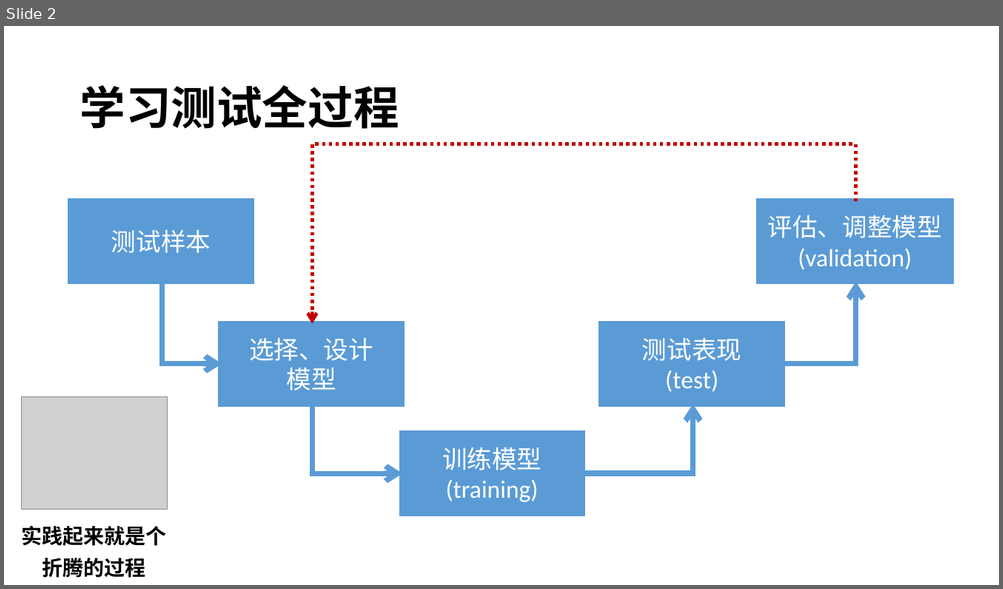
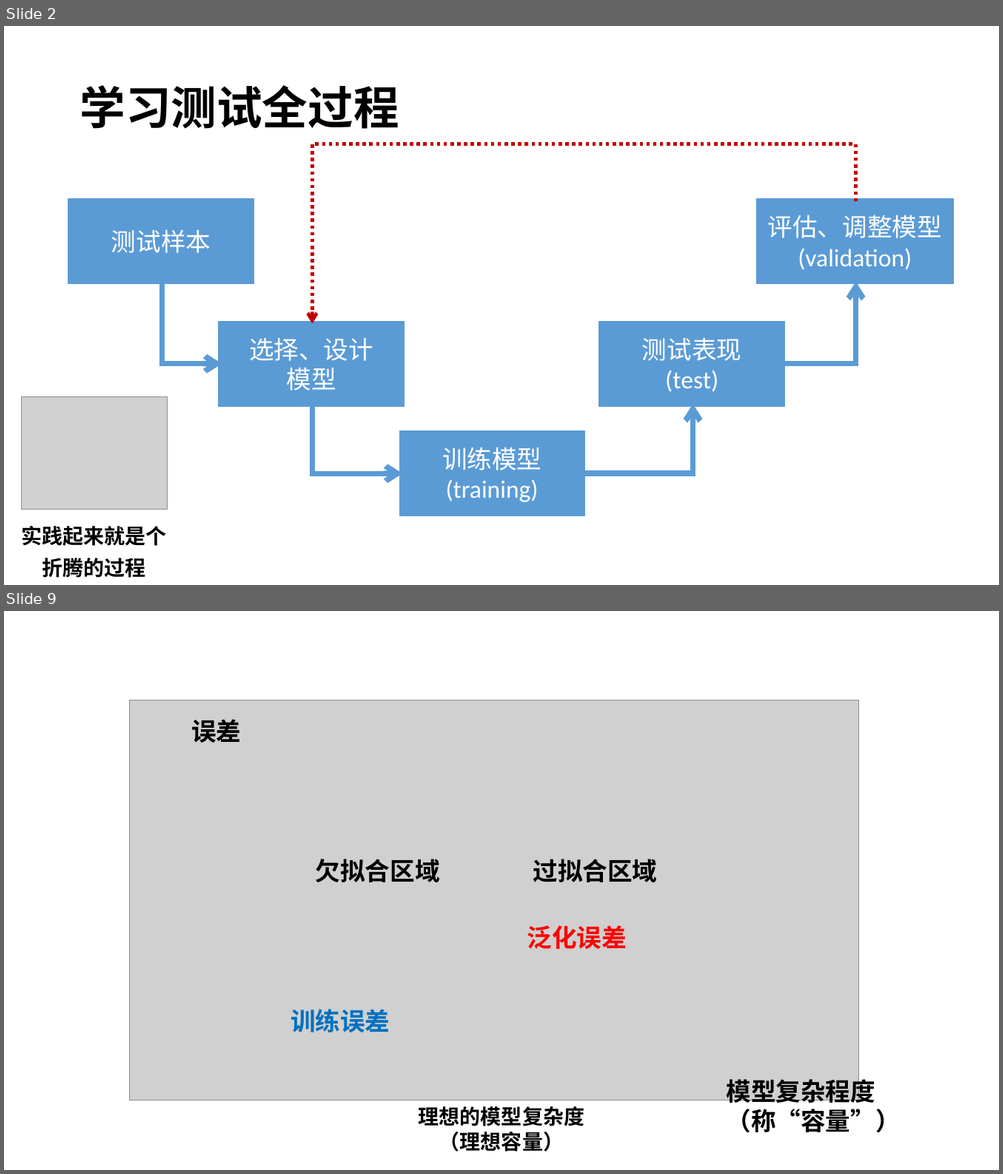
Before and after one commit to xiaodongli1986/teaching_AI, a slide deck: week5_ml_concepts.pptx. Shown one above the other, each under a label of ours: slide 2 before the commit, slides 2 and 9 after it; the slides between them are not shown. The pictures are 1003x589 and 1003x1174 pixels, drawn with LibreOffice and Linux fonts; fonts in the diff are those of the drawing; grey boxes stand for pictures. Boxes give left, top, right and bottom in pixels: in the first picture for what was removed or moved away, otherwise in the second. Text is boxed around its words. In the diff, an @@ line names an element or a change of style, - is before the commit and + after.

```diff
--- a/week5_ml_concepts.pptx
+++ b/week5_ml_concepts.pptx
@@ slide 9 added at (x1=4, y1=611, x2=999, y2=1170), background #FFFFFF @@
@@ picture added at (x1=129, y1=701, x2=858, y2=1101) @@
@@ text added at (x1=191, y1=719, x2=241, y2=743), 24 pt, text #000000, bold @@
+误差
@@ text added at (x1=316, y1=859, x2=440, y2=883), 24 pt, text #000000, bold @@
+欠拟合区域
@@ text added at (x1=533, y1=859, x2=657, y2=883), 24 pt, text #000000, bold @@
+过拟合区域
@@ text added at (x1=527, y1=925, x2=626, y2=949), 24 pt, text #FF0000, bold @@
+泛化误差
@@ text added at (x1=290, y1=1009, x2=390, y2=1033), 24 pt, text #0070C0, bold @@
+训练误差
@@ text added at (x1=726, y1=1075, x2=899, y2=1133), 24 pt, text #000000, bold @@
+模型复杂程度
+（称“容量”）
@@ text added at (x1=418, y1=1107, x2=584, y2=1152), 20 pt, text #000000, bold @@
+理想的模型复杂度
+（理想容量）
```
Also in this commit, not shown: 2 slides changed, 10 other slides added, 11 slides removed, 1 other file.
